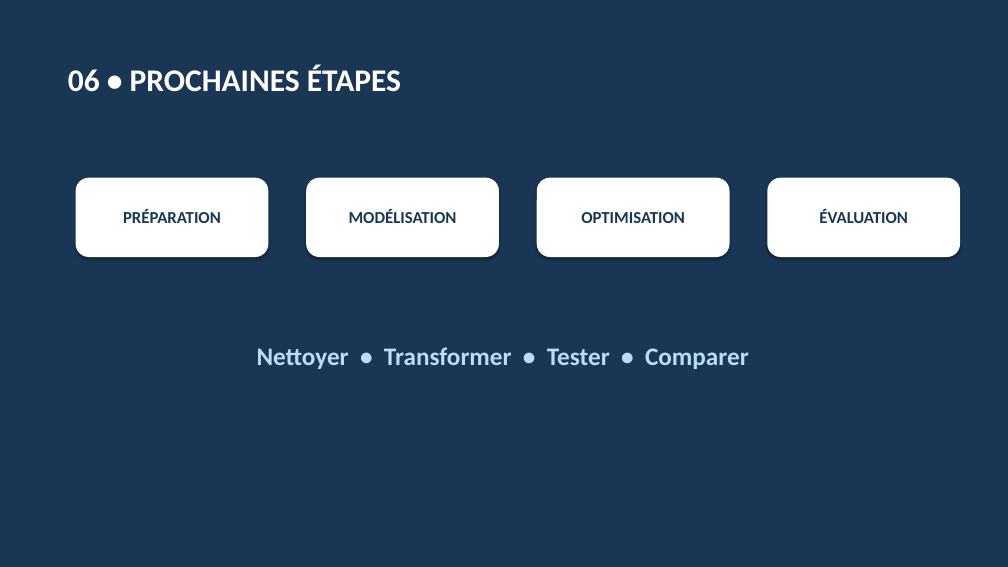
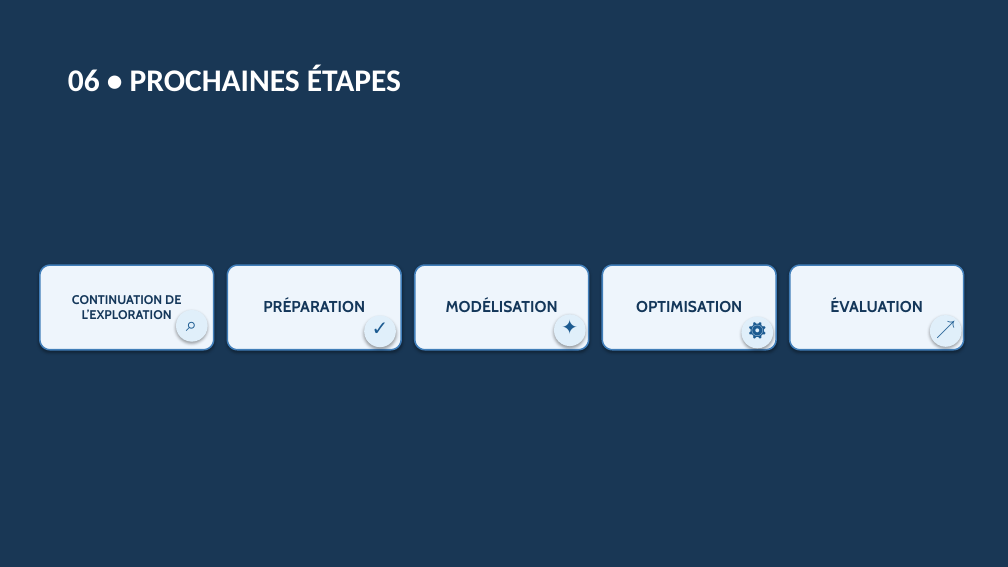
Before and after one commit to seguinx/Projet_Pr-diction_Avion-_retard, a slide deck: slide 8 of PROJET/Presentation_Volarus_Condensee_v3.pptx. Drawn at 1008x567 pixels with LibreOffice and Linux fonts; fonts in the diff are those of the drawing. Boxes give left, top, right and bottom in pixels: in the first picture for what was removed or moved away, otherwise in the second. Text is boxed around its words. In the diff, an @@ line names an element or a change of style, - is before the commit and + after.

```diff
--- a/PROJET/Presentation_Volarus_Condensee_v3.pptx
+++ b/PROJET/Presentation_Volarus_Condensee_v3.pptx
@@ rounded rectangle removed at (76,178,268,257) @@
@@ rounded rectangle removed at (306,178,499,257) @@
@@ rounded rectangle removed at (537,178,730,257) @@
@@ rounded rectangle removed at (768,178,960,257) @@
@@ rounded rectangle added at (40,265,214,350), fill #EEF5FC, outline #417EB9 1.5 pt @@
@@ rounded rectangle added at (228,265,402,350), fill #EEF5FC, outline #417EB9 1.5 pt @@
@@ rounded rectangle added at (415,265,589,350), fill #EEF5FC, outline #417EB9 1.5 pt @@
@@ rounded rectangle added at (603,265,777,350), fill #EEF5FC, outline #417EB9 1.5 pt @@
@@ rounded rectangle added at (790,265,964,350), fill #EEF5FC, outline #417EB9 1.5 pt @@
@@ text added at (72,295,181,319), 12 pt, text #14375A, bold @@
+CONTINUATION DE L’EXPLORATION
@@ text "PRÉPARATION": place and size @@
-text "PRÉPARATION" at (123,209,221,223)
+text "PRÉPARATION" at (263,299,365,312)
@@ size 16 to 15 pt, font Calibri to Cabin, text colour #193755 to #14375A; vertical alignment top to middle in 4 elements at (830,299,922,312), (636,300,742,313), (263,299,365,312), (446,299,558,313) @@
@@ text "MODÉLISATION": place and size @@
-text "MODÉLISATION" at (349,209,457,223)
+text "MODÉLISATION" at (446,299,558,313)
@@ text "OPTIMISATION": place and size @@
-text "OPTIMISATION" at (581,212,685,223)
+text "OPTIMISATION" at (636,300,742,313)
@@ text "ÉVALUATION": place and size @@
-text "ÉVALUATION" at (819,209,907,223)
+text "ÉVALUATION" at (830,299,922,312)
@@ ellipse added at (176,310,208,342), fill #E0EFFA @@
@@ text added at (176,312,208,341), 19 pt, text #1C5B91, bold @@
+⌕
@@ ellipse added at (364,315,396,347), fill #E0EFFA @@
@@ text added at (364,316,396,345), 19 pt, text #1C5B91, bold @@
+✓
@@ ellipse added at (554,315,586,346), fill #E0EFFA @@
@@ text added at (554,315,586,343), 19 pt, text #1C5B91, bold @@
+✦
@@ ellipse added at (742,317,774,349), fill #E0EFFA @@
@@ text added at (742,317,774,346), 19 pt, text #1C5B91, bold @@
+⚙
@@ ellipse added at (930,315,962,347), fill #E0EFFA @@
@@ text added at (930,315,962,344), 19 pt, text #1C5B91, bold @@
+↗
@@ text removed at (257,347,749,369) @@
-Nettoyer • Transformer • Tester • Comparer
```
Also in this commit, not shown: 1 other slide changed.
